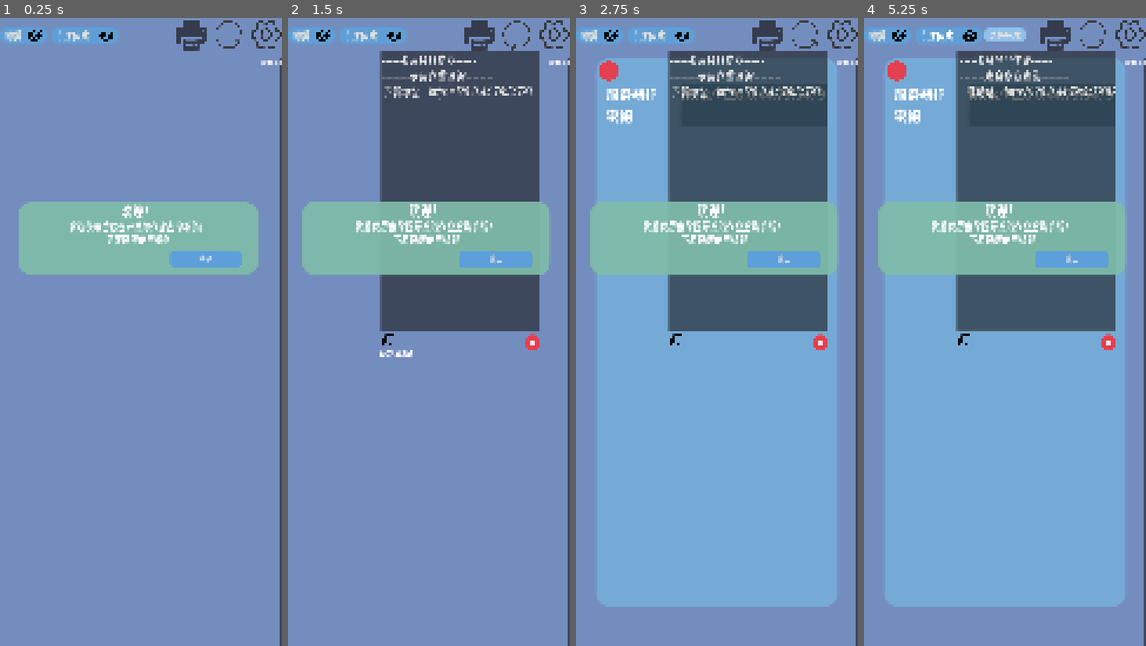
Above: before the commit, frames 1-4 (left to right).
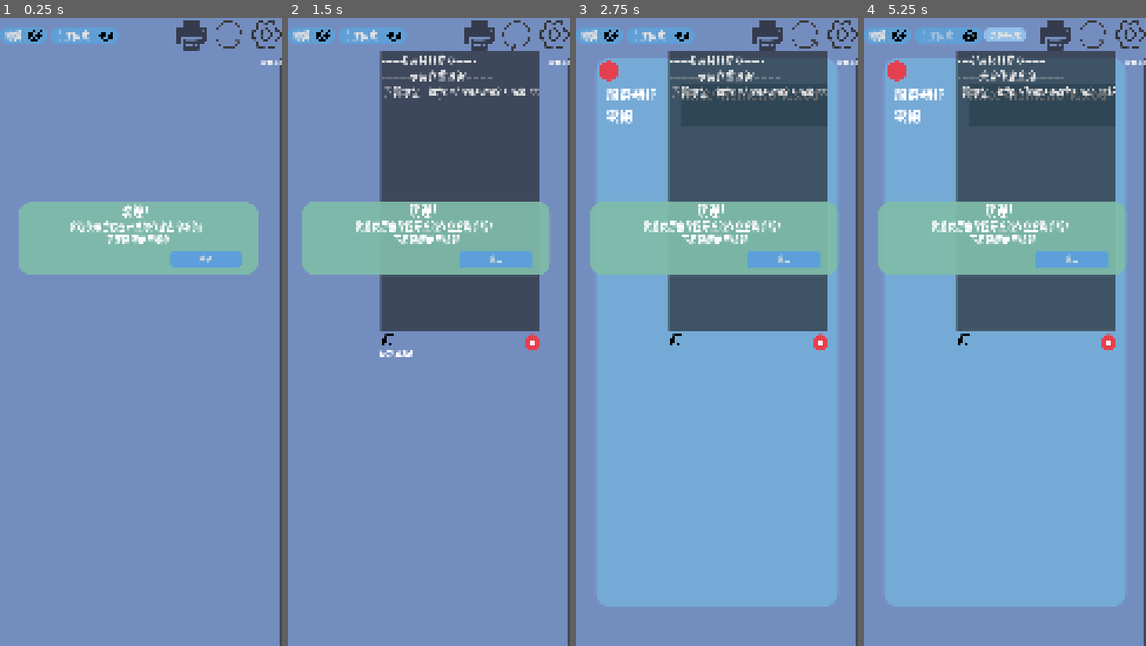
Above: after the commit, the same moments.

Repository: xingguix/HomeworkTracker
Game: Godot game, scene res://UI/mainUI.tscn
Two runs of this game, one before a commit and one after it. Both use one fixed random seed, a clock stepped at 60 frames per second and the inputs below.
Inputs (mouse positions are in pixels of both pictures, inside the frame that each line leads up to):
- Up to frame 1 (0.25 s): no input
- Up to frame 2 (1.5 s): click (479, 36) at 0.5 s; click (516, 36) at 1.25 s
- Up to frame 3 (2.75 s): click (841, 36) at 2 s
- Up to frame 4 (5.25 s): click (1041, 118) at 2.77 s; type "12" at 2.85 s; click "复制成功!" at 3.5 s; click "编辑" at 4.25 s; click "专注模式" at 5 s

The runs differ from the first frame. In frame 2, 0.3% of the frame differs, in the area x 59-90%, y 10-13%; in frame 3, 0.5%; in frame 4, 1.4%, in the area x 20-89%, y 1-14%.

Commit message:
更新到godot4.4

Diff:
--- a/UI/mainUI.tscn
+++ b/UI/mainUI.tscn
@@ -188,6 +188,7 @@
 offset_bottom = 98.0
 size_flags_horizontal = 3
 text = "编辑"
+disabled = false
 
 [node name="RightBox" type="HBoxContainer" parent="TopBar"]
 layout_mode = 1
@@ -239,6 +240,7 @@
 offset_right = 455.0
 offset_bottom = 99.0
 text = "专注模式"
+disabled = false
 
 [node name="FinishSelecting" type="Button" parent="TopBar"]
 visible = false
--- a/UI/switch_button.gd
+++ b/UI/switch_button.gd
@@ -9,6 +9,11 @@
 @export var panel: Control
 @export var text: String = "文本"
 @onready var delete_all: TextureButton = $"../DeleteAll"
+@export var disabled: bool = false:
+	set(new_value):
+		disabled = new_value
+		if button:
+			button.disabled = new_value
 
 signal on_pressed(enable: bool)
 
--- a/UI/task.tscn
+++ b/UI/task.tscn
@@ -142,9 +142,9 @@
 
 [sub_resource type="AnimationLibrary" id="AnimationLibrary_5rwfa"]
 _data = {
-"RESET": SubResource("Animation_rjuvv"),
-"cancel": SubResource("Animation_o0qff"),
-"finish": SubResource("Animation_4n2ed")
+&"RESET": SubResource("Animation_rjuvv"),
+&"cancel": SubResource("Animation_o0qff"),
+&"finish": SubResource("Animation_4n2ed")
 }
 
 [node name="任务" type="Panel" node_paths=PackedStringArray("animation_player")]
@@ -313,7 +313,7 @@
 
 [node name="AnimationPlayer" type="AnimationPlayer" parent="."]
 libraries = {
-"": SubResource("AnimationLibrary_5rwfa")
+&"": SubResource("AnimationLibrary_5rwfa")
 }
 
 [connection signal="pressed" from="完成按钮" to="." method="_on_完成按钮_pressed"]
--- a/UI/整体.gd
+++ b/UI/整体.gd
@@ -8,6 +8,7 @@
 @export var particle: CPUParticles2D
 @export var default_duetime_input: LineEdit
 @export var selecting_button: Button
+@onready var focus_mode_button: SwitchButton = $"../../../../TopBar/FocusMode"
 #@export var edit_mode_control: Control
 #@onready var defualt_duetime_control: Control = edit_mode_control.defualt_duetime_editer
 
@@ -133,7 +134,7 @@
 	refresh_timer.start()
 #
 	#print("刷新中" + "on_ready = ", on_ready)
-	if not on_ready:
+	if not on_ready and original: # 只在有作业的情况下保存状态
 		write_check()
 
 	if not original or not original is Array:
@@ -188,7 +189,7 @@
 
 ## 这个方法只会在编辑模式开启或关闭时被调用
 func edit_mode(enable: bool):
-	#refresh_timer.paused = enable
+	refresh_timer.paused = enable
 	default_duetime_input.visible = enable
 	for i in get_subject_fields():
 		i.edit_mode = enable
@@ -245,6 +246,7 @@
 		# 然后让所有状态都为未完成
 		i.state = false
 	# 等待选择完成按钮的按下
+	focus_mode_button.disabled = true
 	await selecting_button.pressed
 	selecting_button.hide()
 	var selected_tasks: Array
@@ -264,6 +266,7 @@
 				if task.parse() == subject_former_state["contents"][index]:
 					var task_state: bool =  subject_former_state["states"][index]
 					task.state = task_state
+	focus_mode_button.disabled = false
 	return selected_tasks
 
 func show_tasks() -> void:
--- a/auto_load/config_loader.gd
+++ b/auto_load/config_loader.gd
@@ -1,7 +1,7 @@
 extends Node
 
 var default_settings: Dictionary = {
-	"服务器IP": "http://120.0.44.79:54793",
+	"服务器IP": "http://homework.s.odn.cc",
 	"密钥": ""
 }
 
--- a/project.godot
+++ b/project.godot
@@ -12,10 +12,10 @@
 
 config/name="作业查询"
 config/description="一个用于查询作业的软件"
-config/version="6.1"
+config/version="6.2"
 config/tags=PackedStringArray("非实验性")
 run/main_scene="res://UI/mainUI.tscn"
-config/features=PackedStringArray("4.3", "GL Compatibility")
+config/features=PackedStringArray("4.4", "GL Compatibility")
 boot_splash/bg_color=Color(0.141176, 0.141176, 0.141176, 1)
 boot_splash/show_image=false
 boot_splash/use_filter=false
Not shown, added: OPUI/ReturnButton.gd.uid
Not shown: 1 places in OPUI/op.tscn that only renumber resources
Not shown, added: OPUI/密钥系统.gd.uid
Not shown, added: UI/CloseButton.gd.uid
Not shown, added: UI/CopyButton.gd.uid
Not shown, added: UI/DeleteAll.gd.uid
Not shown, added: UI/OPButton.gd.uid
Not shown, added: UI/OPs.gd.uid
Not shown, added: UI/PrintButton.gd.uid
Not shown, added: UI/RefreshButton.gd.uid
Not shown, added: UI/SettingButton.gd.uid
Not shown, added: UI/close.gd.uid
(and 27 more such lines)
